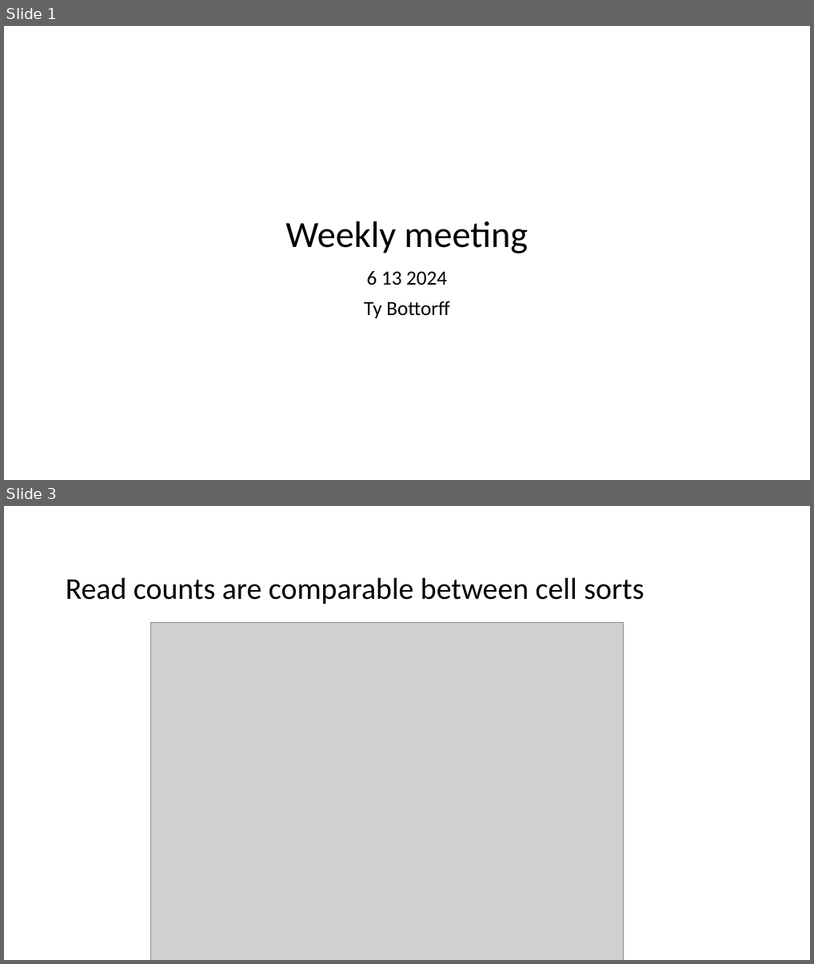
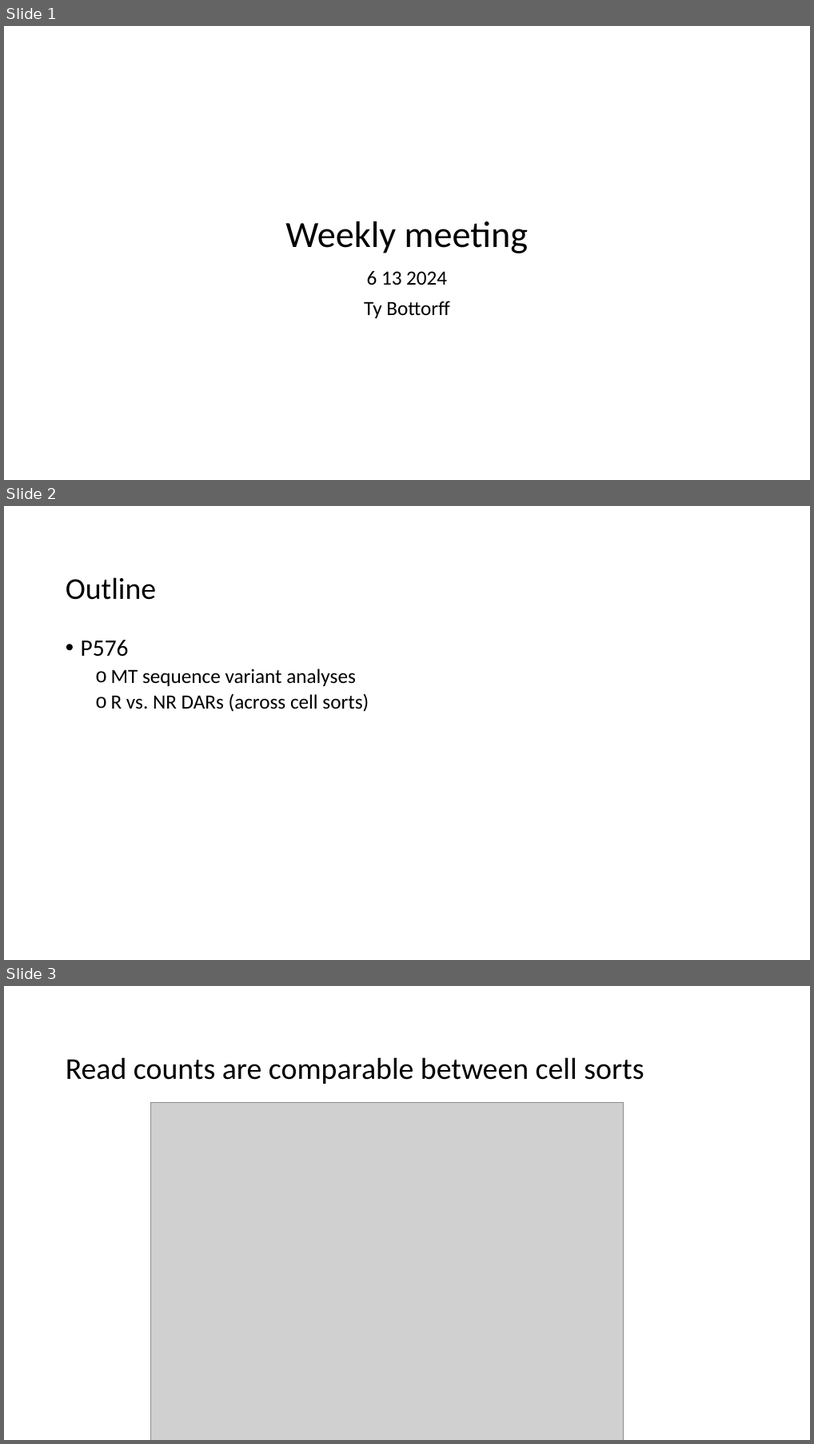
Before and after one commit to tybottorff/bottorffdocs, a slide deck: presentations/weekly_meetings/6_13_24.pptx. Shown one above the other, each under a label of ours: slides 1 and 3 before the commit, slides 1, 2 and 3 after it; the slides between them are not shown. The pictures are 814x964 and 814x1444 pixels, drawn with LibreOffice and Linux fonts; fonts in the diff are those of the drawing; grey boxes stand for pictures. Boxes give left, top, right and bottom in pixels: in the first picture for what was removed or moved away, otherwise in the second. Text is boxed around its words. In the diff, an @@ line names an element or a change of style, - is before the commit and + after.

```diff
--- a/presentations/weekly_meetings/6_13_24.pptx
+++ b/presentations/weekly_meetings/6_13_24.pptx
@@ slide 2 added at (4, 506, 810, 960), background #FFFFFF @@
@@ title added at (66, 577, 156, 600), 36 pt, text #000000 @@
+Outline
@@ text added at (81, 640, 369, 712), 24 pt, text #000000 @@
+• P576
+  o MT sequence variant analyses
+  o R vs. NR DARs (across cell sorts)
```
Also in this commit, not shown: 2 slides changed, 1 other slide added, 1 slide removed.
